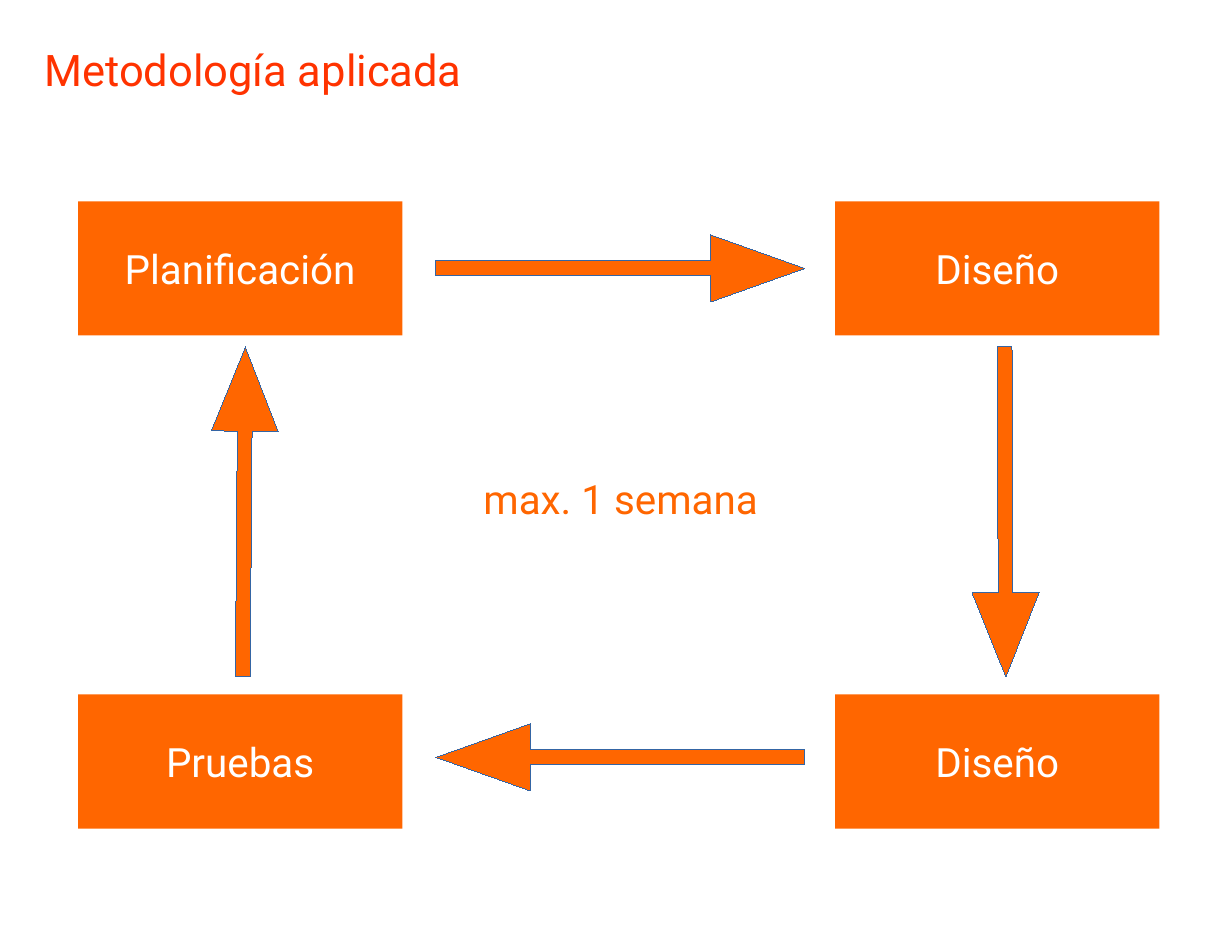
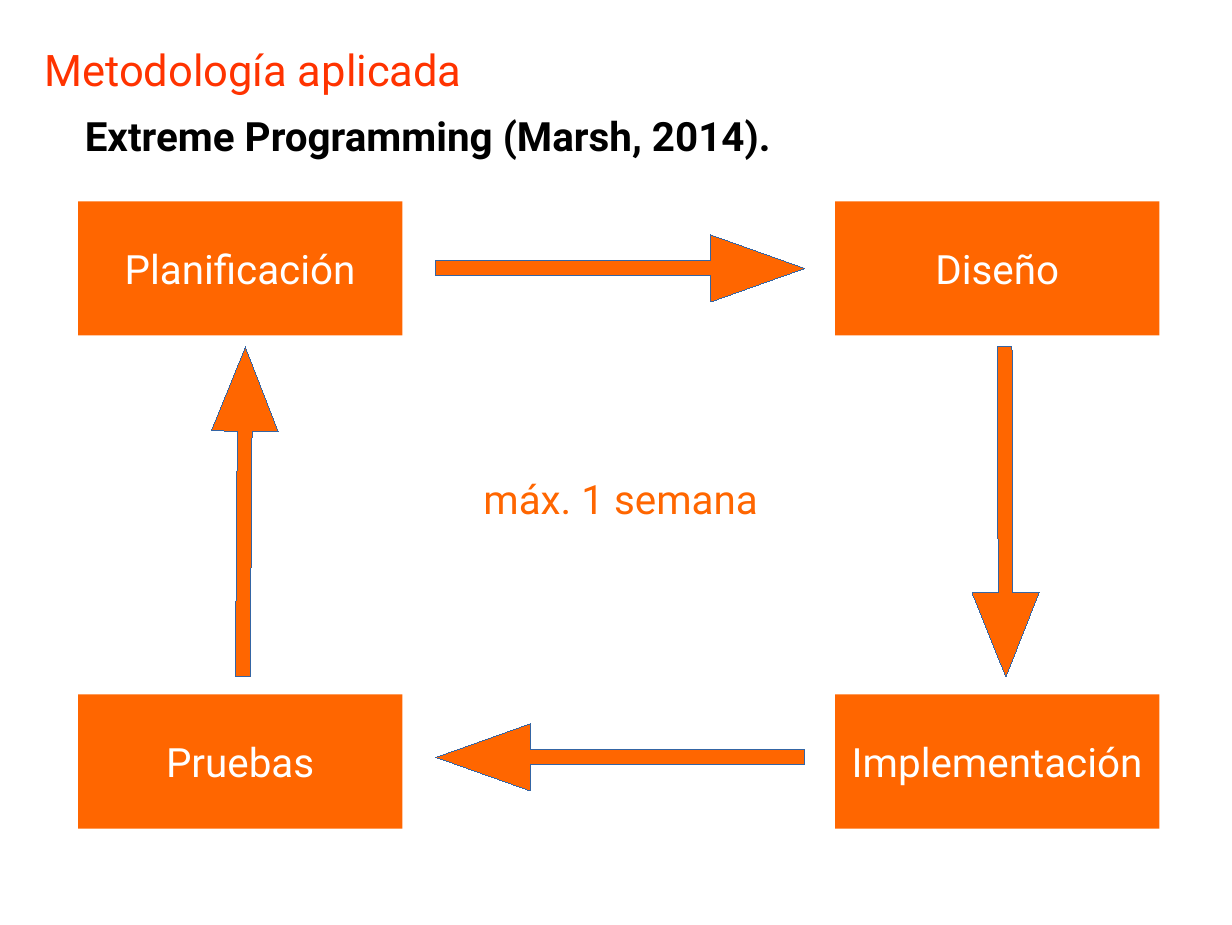
Before and after one commit to GAPM/cg, a slide deck: slide 10 of doc/CG.odp (slide 11 before the commit). Drawn at 1232x925 pixels with LibreOffice and Linux fonts; fonts in the diff are those of the drawing. Boxes give left, top, right and bottom in pixels: in the first picture for what was removed or moved away, otherwise in the second. Text is boxed around its words. In the diff, an @@ line names an element or a change of style, - is before the commit and + after.

```diff
--- a/doc/CG.odp
+++ b/doc/CG.odp
@@ text added at box(85, 119, 771, 160), 26 pt, text #000000, bold @@
+Extreme Programming (Marsh, 2014).
@@ text at box(483, 483, 758, 515): text changed @@
-max. 1 semana
+máx. 1 semana
@@ text in rectangle at box(852, 746, 1143, 786): text changed @@
-Diseño
+Implementación
```
Also in this commit, not shown: 11 other slides changed, 1 slide added, 6 slides removed.
